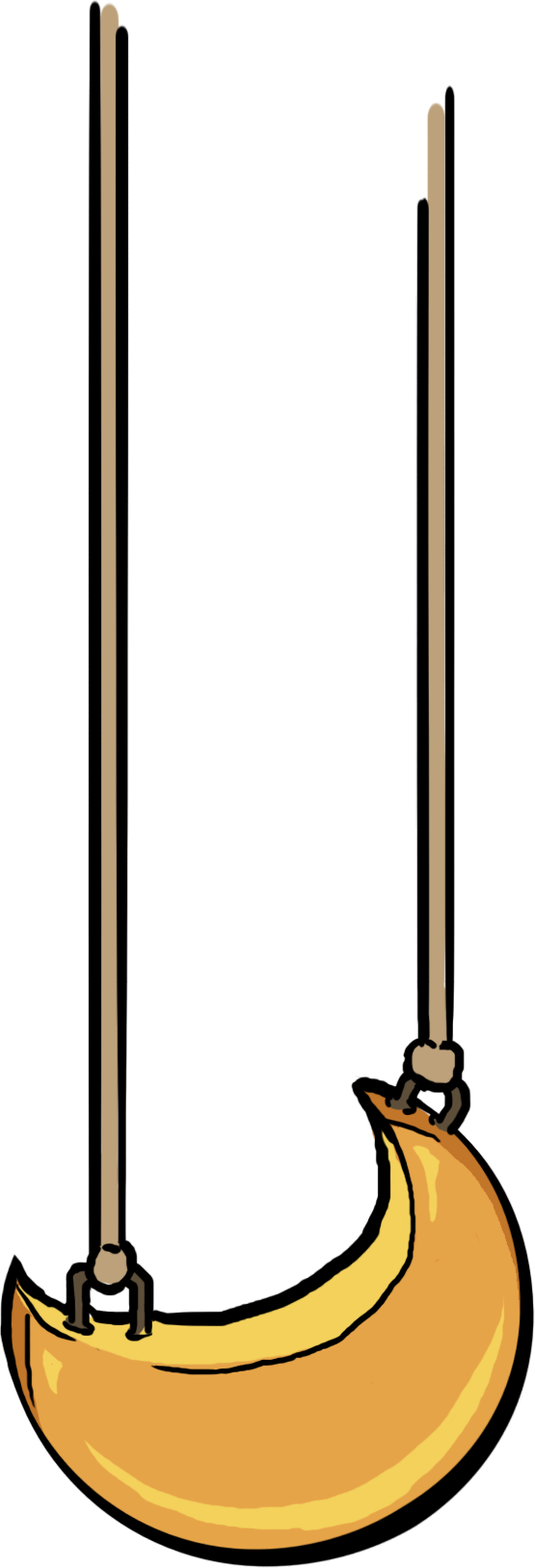
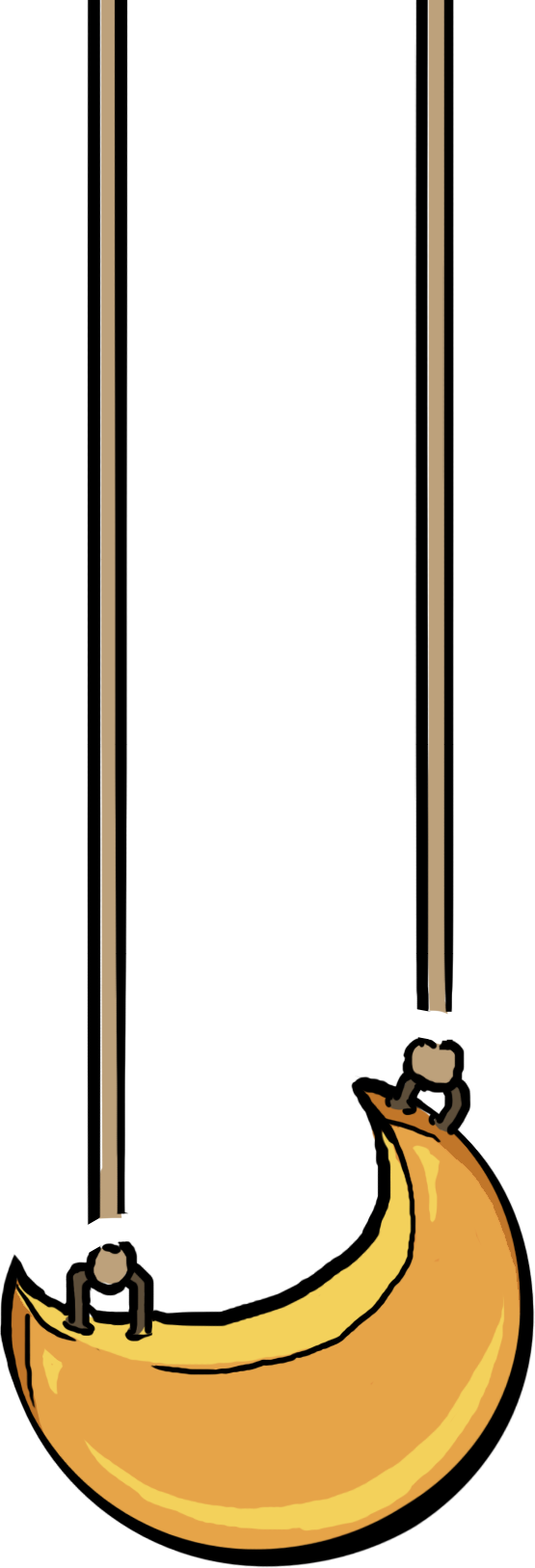
The second 535 x 1568 image is a revision of the first. Changes to its layers:
added layer "Layer 12" above "Layer 10" over <box>85,0,454,1226</box>
painted on "Layer 10" over <box>86,0,455,1253</box>
added layer "Layer 13" above "Layer 11" over <box>96,0,450,1220</box>
painted on "Layer 11" over <box>91,1,453,1252</box>
